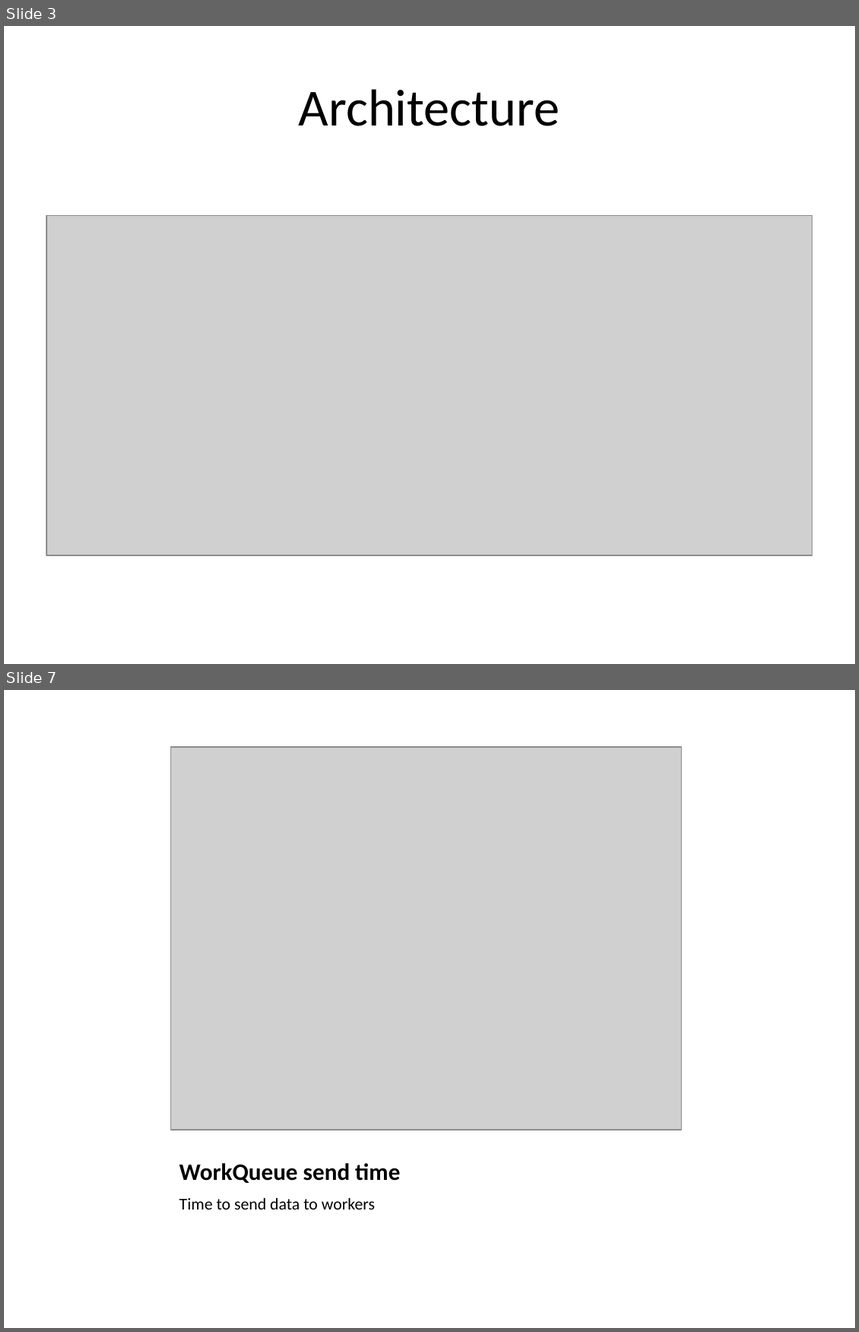
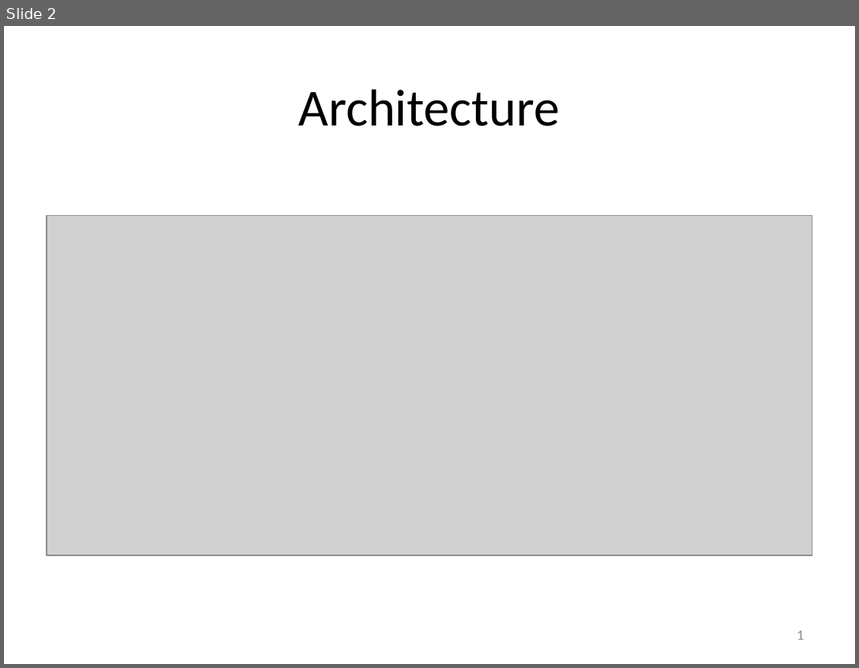
Before and after one commit to cooperative-computing-lab/awe, a slide deck: stats.has-plots/summary.pptx. Shown one above the other, each under a label of ours: slides 3 and 7 before the commit, slide 2 after it; the slides between them are not shown. The pictures are 859x1332 and 859x668 pixels, drawn with LibreOffice and Linux fonts; fonts in the diff are those of the drawing; grey boxes stand for pictures. Boxes give left, top, right and bottom in pixels: in the first picture for what was removed or moved away, otherwise in the second. Text is boxed around its words. In the diff, an @@ line names an element or a change of style, - is before the commit and + after.

```diff
--- a/stats.has-plots/summary.pptx
+++ b/stats.has-plots/summary.pptx
@@ slide 7 removed at bbox=[4, 690, 855, 1328], background #FFFFFF @@
@@ picture removed at bbox=[171, 747, 682, 1130] @@
@@ title removed at bbox=[180, 1163, 400, 1183] @@
-WorkQueue send time
@@ text removed at bbox=[180, 1198, 375, 1210] @@
-Time to send data to workers
@@ what was slide 3 is now slide 2 @@
@@ slide 2 changed as well @@
@@ page number added at bbox=[797, 631, 804, 640], 12 pt, text #8C8C8C @@
+1
```
Also in this commit, not shown: 5 other slides changed, 2 slides added, 6 other slides removed.
